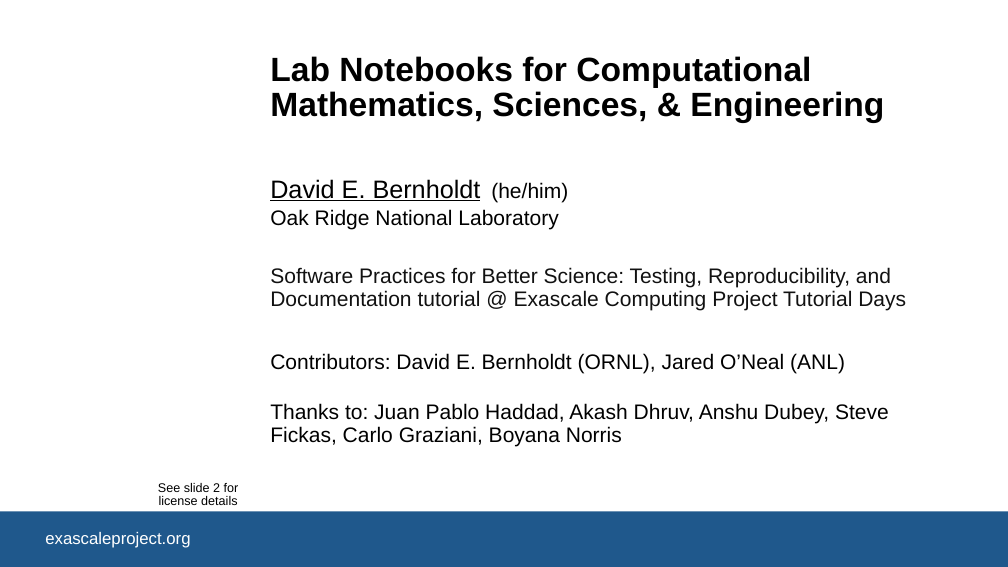
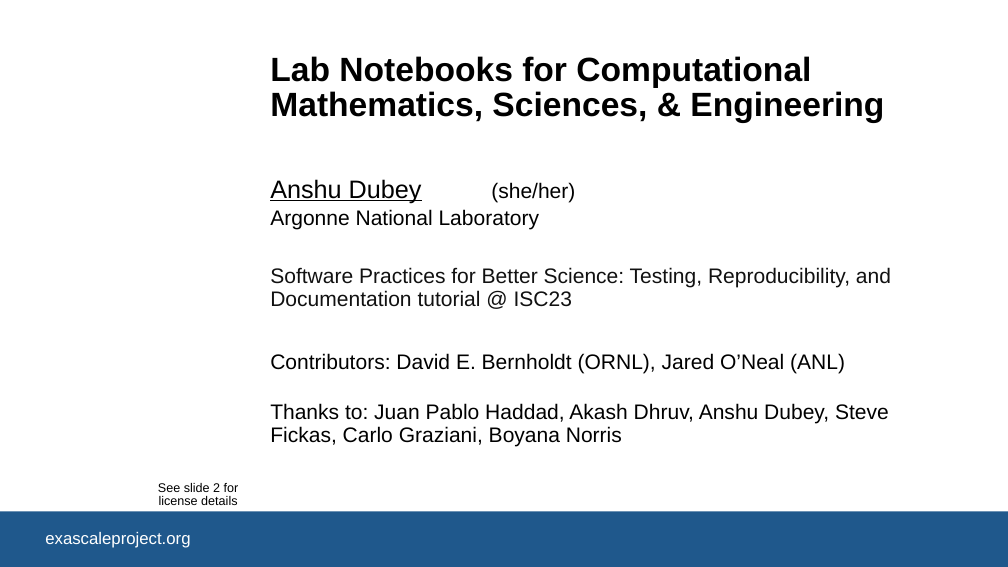
Before and after one commit to bssw-tutorial/presentations, a slide deck: slide 1 of lab-notebooks.pptx. Drawn at 1008x567 pixels with LibreOffice and Linux fonts; fonts in the diff are those of the drawing; background and template pictures are left out. Boxes give left, top, right and bottom in pixels: in the first picture for what was removed or moved away, otherwise in the second. Text is boxed around its words. In the diff, an @@ line names an element or a change of style, - is before the commit and + after.

```diff
--- a/lab-notebooks.pptx
+++ b/lab-notebooks.pptx
@@ text at bbox=[270, 179, 422, 203]: text changed @@
-David E. Bernholdt
+Anshu Dubey
@@ text at bbox=[270, 209, 539, 229]: text changed @@
-Oak Ridge National Laboratory
+Argonne National Laboratory
@@ text at bbox=[491, 182, 575, 202]: text changed @@
-(he/him)
+(she/her)
@@ text at bbox=[270, 267, 891, 307]: text changed @@
-Software Practices for Better Science: Testing, Reproducibility, and Documentation tutorial @ Exascale Computing Project Tutorial Days
+Software Practices for Better Science: Testing, Reproducibility, and Documentation tutorial @ ISC23
```
Also in this commit, not shown: 1 slide removed, 2 other files.
